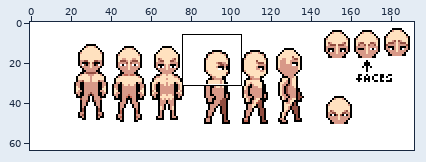
Sprite sheet: public/assets/baseSuggestions.png. The first picture is a wide view before the edit; the outline marks the close-up.
Close-up. First the earlier version:
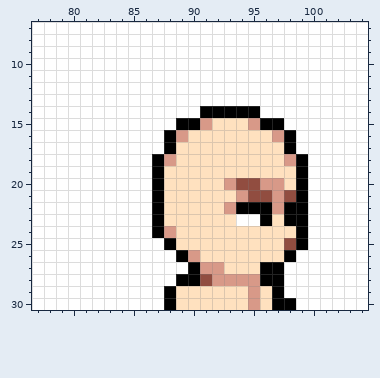
The file is 192x64 pixels. Shown: x 77..104, y 7..30.
Now the later version:
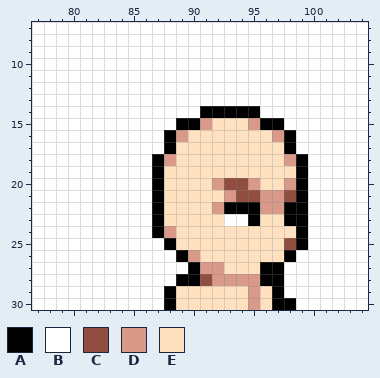
Palette (. is transparent): A #000000  B #ffffff  C #914d40  D #d89988  E #ffe1bf
Diff:
@@ x 90..100 @@
 19 EEEEEEEEEAB
-20 EEEDCCDDEAB
-21 EEEEDCCDCAB
-22 EEEDAAADAAB
-23 EEEEBBAEAAB
+20 EEDCCDEEDAB
+21 EEEDCCDDCAB
+22 EEDAAADDAAB
+23 EEEBBAEEAAB
 24 EEEEEEEEEAB
Boxes around the changes in both close-ups, in picture pixels (x1, y1, x2, y2):
changed: (212, 178, 296, 226)
